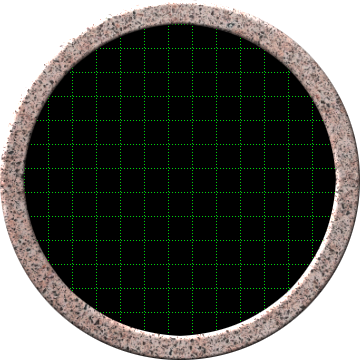
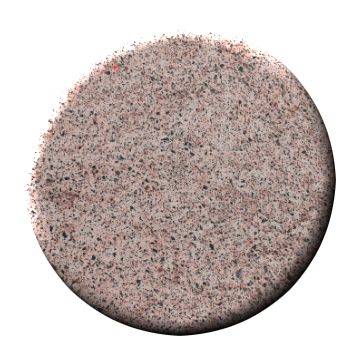
Two versions of the same layered image (360×360). Layer-by-layer changes:
showed "innCirc_Text", painted on it over <box>24,24,336,336</box>
hid "texture" over <box>0,0,360,360</box>
hid "round copy" over <box>2,2,358,358</box>
